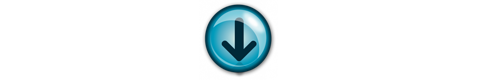
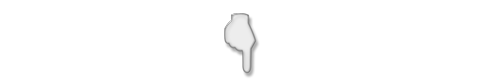
Layered file, before and after one edit (480 x 80). Changes by layer:
removed layer "Down-Arrow" over [202, 2, 276, 78]
painted on "006800-3d-transparent-glass-icon-arrows-solid-hand-points-down" over [215, 12, 260, 78]
